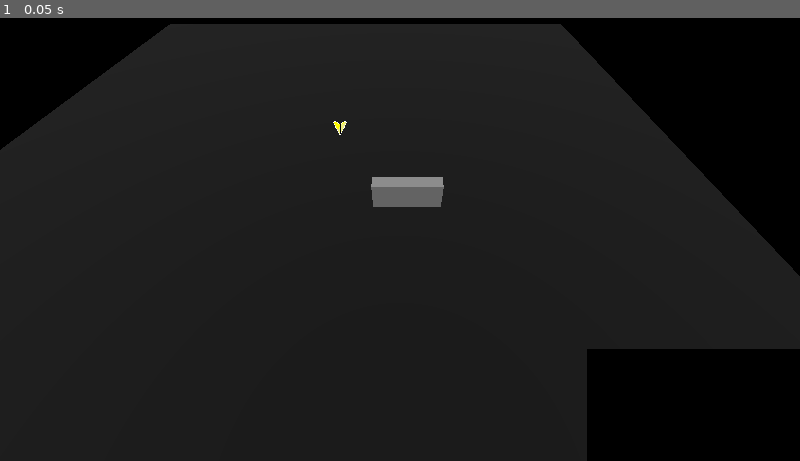
Above: before the commit, frame 1.
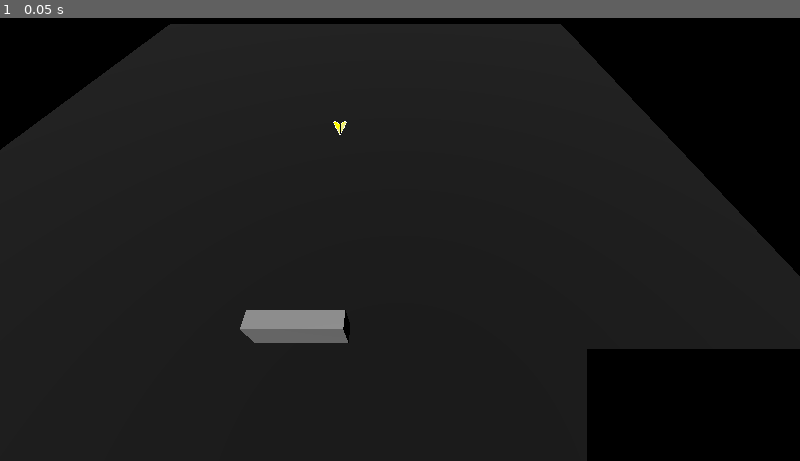
Above: after the commit, the same moment.

Repository: Crestor123/whitehall
Game: Godot game, scene res://Scenes/Battle.tscn
Two runs of this game, one before a commit and one after it. Both use one fixed random seed, a clock stepped at 60 frames per second and the inputs below. This scene is started directly instead of the project's main scene.
Inputs:
- Up to frame 1 (0.05 s): no input

The runs differ from the first frame. In frame 1, 1.6% of the frame differs, in the area x 30-56%, y 35-74%.

Commit message:
Movement zones partially functional

Diff:
--- a/Scenes/Actors/Battler.tscn
+++ b/Scenes/Actors/Battler.tscn
@@ -4,7 +4,7 @@
 [ext_resource type="PackedScene" uid="uid://ckl2wxentndai" path="res://Scenes/Objects/Ability.tscn" id="2"]
 [ext_resource type="PackedScene" uid="uid://cx3qbr7phksxn" path="res://Scenes/Objects/HealthBar.tscn" id="3"]
 [ext_resource type="PackedScene" uid="uid://deo82ee37b383" path="res://Scenes/Objects/Zone3D.tscn" id="3_1dsw4"]
-[ext_resource type="Script" path="res://Scripts/Battle/Raycast.gd" id="5_2mcj1"]
+[ext_resource type="PackedScene" path="res://Scenes/Objects/Raycaster.tscn" id="5_1twnj"]
 
 [sub_resource type="StandardMaterial3D" id="StandardMaterial3D_murqx"]
 resource_local_to_scene = true
@@ -39,9 +39,4 @@
 [node name="HealthBar" parent="." instance=ExtResource("3")]
 transform = Transform3D(2, 0, 0, 0, 2, 0, 0, 0, 2, 0, 2, 0)
 
-[node name="RayCast3D" type="RayCast3D" parent="."]
-transform = Transform3D(0.559193, 0, 0.829038, 0, 1, 0, -0.829038, 0, 0.559193, 0, -1, 0)
-target_position = Vector3(0, 0, 3)
-collision_mask = 2
-collide_with_areas = true
-script = ExtResource("5_2mcj1")
+[node name="Raycaster" parent="." instance=ExtResource("5_1twnj")]
--- a/Scenes/Battle.tscn
+++ b/Scenes/Battle.tscn
@@ -105,4 +105,4 @@
 transform = Transform3D(1, 0, 0, 0, 1, 0, 0, 0, 1, 0, 1.5, 0)
 
 [node name="Wall" parent="Obstacles" instance=ExtResource("8_1cg0y")]
-transform = Transform3D(1, 0, 0, 0, 1, 0, 0, 0, 1, 5.80061, 0, 7.95556)
+transform = Transform3D(1, 0, 0, 0, 1, 0, 0, 0, 1, 0.0395722, 0, 17.8878)
--- /dev/null
+++ b/Scenes/Objects/Raycaster.tscn
@@ -0,0 +1,10 @@
+[gd_scene load_steps=2 format=3]
+
+[ext_resource type="Script" path="res://Scripts/Objects/Raycaster.gd" id="1_773ww"]
+
+[node name="RayCast3D" type="RayCast3D"]
+transform = Transform3D(0.559193, 0, 0.829038, 0, 1, 0, -0.829038, 0, 0.559193, 0, -1, 0)
+target_position = Vector3(0, 0, 3)
+collision_mask = 2
+collide_with_areas = true
+script = ExtResource("1_773ww")
--- a/Scripts/Battle/Battler.gd
+++ b/Scripts/Battle/Battler.gd
@@ -16,7 +16,7 @@
 @onready var obstacles = get_parent().get_parent().get_node("Obstacles")
 @onready var healthBar = $HealthBar
 @onready var mesh = $Pivot/MeshInstance3D
-@onready var raycast = $RayCast3D
+@onready var raycast = $Raycaster
 
 var isActive = false
 var partyMember = false
--- a/Scripts/Battle/MovementZone.gd
+++ b/Scripts/Battle/MovementZone.gd
@@ -11,7 +11,7 @@
 	var raycast = battler.raycast
 
 	#collisions contains a dictionary of the collided objects, the point, and angle in degrees
-	var vertices = raycast.rotate_ray()
+	var vertices = raycast.rotate_ray(battler.moveRange)
 
 	#Generate the array mesh based on the collision dictionary
 	#var vertices = PackedVector3Array()
@@ -40,10 +40,10 @@
 
 	for i in range(vertices.size(), 0, -1):
 		index.push_back(0)
-		index.push_back(i - 1)
-		if i == 2:
+		index.push_back(i)
+		if i == 1:
 			index.push_back(vertices.size() - 1)
-		else: index.push_back(i - 2)
+		else: index.push_back(i - 1)
 
 	#index.reverse()
 	#vertices.reverse()
--- a/Scripts/Battle/Raycast.gd
+++ b/Scripts/Objects/Raycaster.gd
@@ -1,7 +1,12 @@
 extends RayCast3D
 
-func rotate_ray():
-	target_position.z = get_parent().moveRange
+func rotate_ray(raycastLength = 0):
+	if raycastLength == 0:
+		target_position.z = get_parent().moveRange
+	else:
+		target_position.z = raycastLength
+
+	var processedWalls = []
 
 	var vertices = PackedVector3Array()
 	vertices.push_back(Vector3.ZERO)
@@ -17,15 +22,22 @@
 		if i != nextAngle: continue
 
 		if is_colliding():
+			#If the wall has already been processed, skip it
+			if processedWalls.find(get_collider()) != -1:
+				print("found this wall already")
+				continue
+
 			#If there is a collision, rotate back until a corner is found
+			processedWalls.append(get_collider())
 			while is_colliding():
 				rotation_degrees.y -= 0.1
 				force_raycast_update()
 			rotation_degrees.y += 0.1
 			force_raycast_update()
 			rayLength = (get_collision_point() - global_transform.origin).length()
-			vertices.push_back((Vector3(0, 0, rayLength).rotated(Vector3.UP, deg_to_rad(i))))
-			force_raycast_update()
+			vertices.push_back((Vector3(0, 0, rayLength).rotated(Vector3.UP, rotation.y)))
+
+			rotation_degrees.y = nextAngle
 
 			#Find the other corner
 			while is_colliding():
@@ -34,14 +46,14 @@
 			rotation_degrees.y -= 0.1
 			force_raycast_update()
 			rayLength = (get_collision_point() - global_transform.origin).length()
-			vertices.push_back((Vector3(0, 0, rayLength).rotated(Vector3.UP, deg_to_rad(i))))
+			vertices.push_back((Vector3(0, 0, rayLength).rotated(Vector3.UP, rotation.y)))
 
 			#Move the iterator to the next whole degree
 			nextAngle = ceil(rotation_degrees.y)
 
 		#If there is no collision, add a vertex at the end of the movement range
 		else:
-			vertices.push_back((Vector3(0, 0, (get_parent().moveRange)).rotated(Vector3.UP, deg_to_rad(i))))
+			vertices.push_back((Vector3(0, 0, (raycastLength)).rotated(Vector3.UP, deg_to_rad(i))))
 			nextAngle += 1
 
 	rotation_degrees.y = 0
